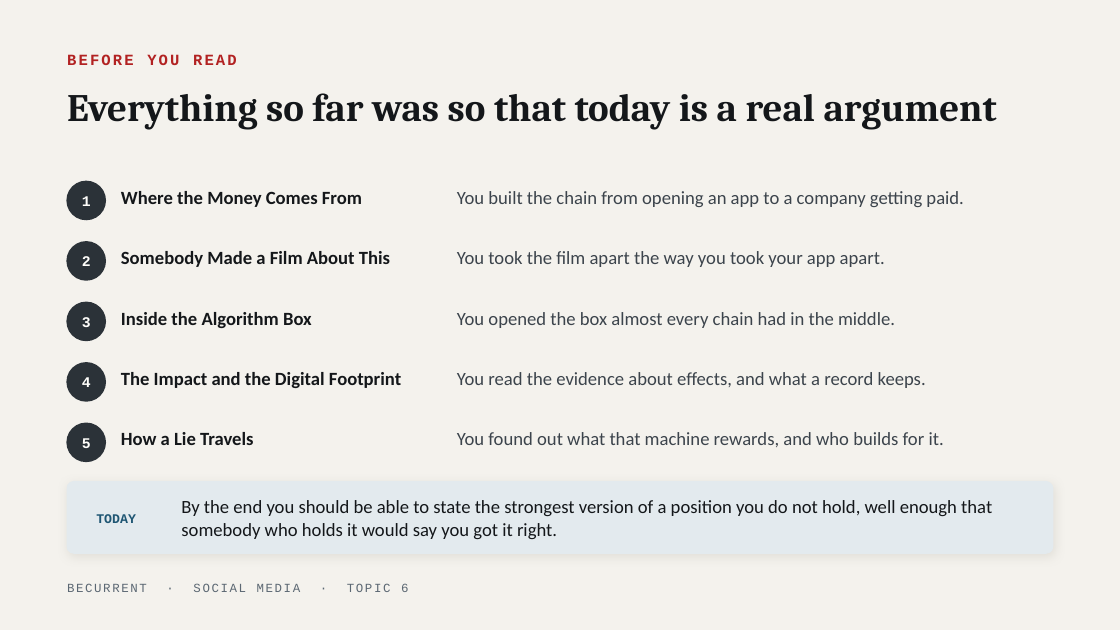
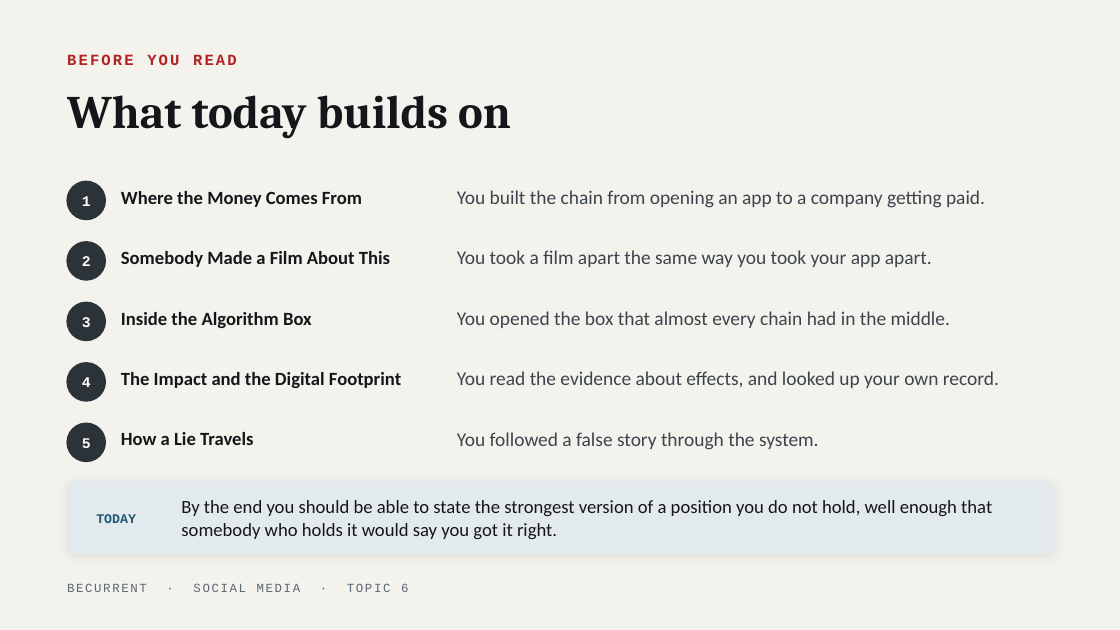
Before and after one commit to JeffAndersonLogic/BeCurrent, a slide deck: slide 2 of social-media/decks/topic-06-who-gets-to-decide.pptx. Drawn at 1120x630 pixels with LibreOffice and Linux fonts; fonts in the diff are those of the drawing. Boxes give left, top, right and bottom in pixels: in the first picture for what was removed or moved away, otherwise in the second. Text is boxed around its words. In the diff, an @@ line names an element or a change of style, - is before the commit and + after.

```diff
--- a/social-media/decks/topic-06-who-gets-to-decide.pptx
+++ b/social-media/decks/topic-06-who-gets-to-decide.pptx
@@ text at <box>67,95,511,139</box>: text changed; size 25 to 30 pt @@
-Everything so far was so that today is a real argument
+What today builds on
@@ text "You built the chain from ..." at <box>457,190,985,208</box>: size 12 to 12.5 pt @@
@@ text at <box>457,250,932,267</box>: text changed; size 12 to 12.5 pt @@
-You took the film apart the way you took your app apart.
+You took a film apart the same way you took your app apart.
@@ text at <box>457,311,950,328</box>: text changed; size 12 to 12.5 pt @@
-You opened the box almost every chain had in the middle.
+You opened the box that almost every chain had in the middle.
@@ text at <box>457,371,999,388</box>: text changed; size 12 to 12.5 pt @@
-You read the evidence about effects, and what a record keeps.
+You read the evidence about effects, and looked up your own record.
@@ text at <box>457,432,819,450</box>: text changed; size 12 to 12.5 pt @@
-You found out what that machine rewards, and who builds for it.
+You followed a false story through the system.
```
Also in this commit, not shown: 13 other slides changed, 11 other files.
